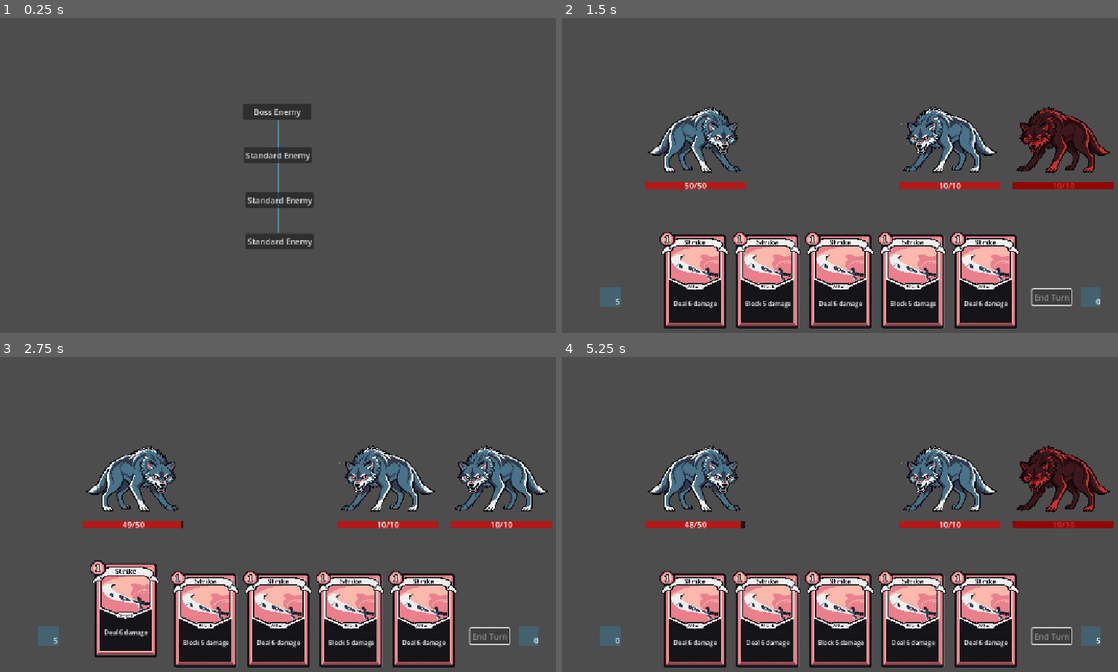
Above: before the commit, frames 1-4 (two rows, left to right).
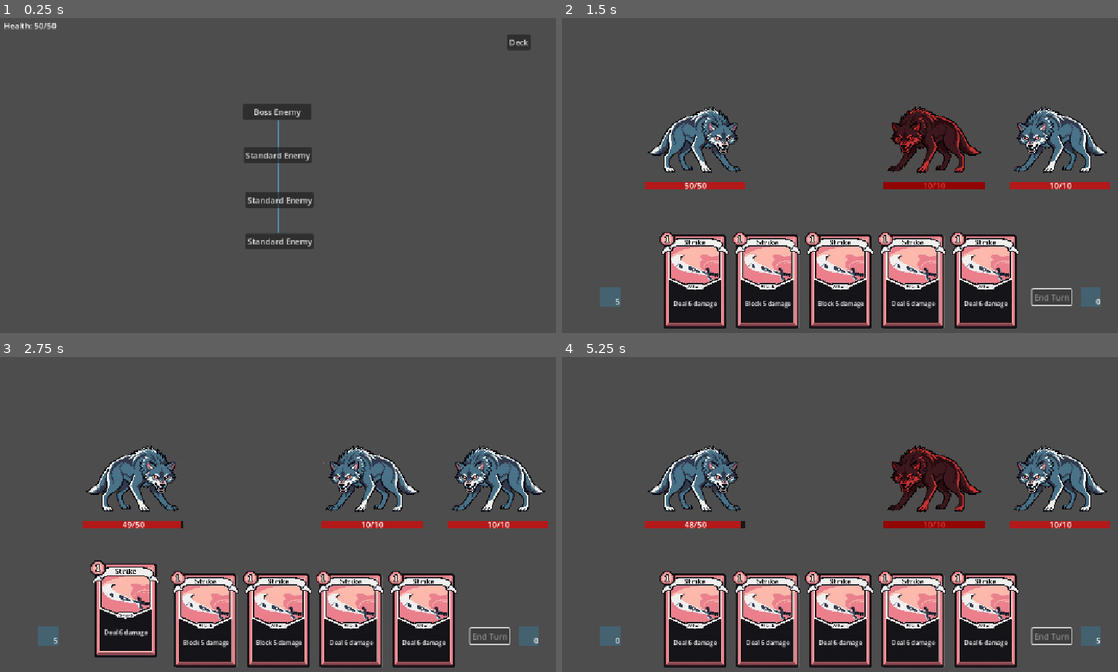
Above: after the commit, the same moments.

Repository: Paul-Beneteau/opus
Game: Godot game, scene res://levels/main/main_level.tscn
Two runs of this game, one before a commit and one after it. Both use one fixed random seed, a clock stepped at 60 frames per second and the inputs below.
Inputs (mouse positions are in pixels of both pictures, inside the frame that each line leads up to):
- Up to frame 1 (0.25 s): no input
- Up to frame 2 (1.5 s): click "Standard Enemy" at 0.5 s; click "End Turn" at 1.25 s
- Up to frame 3 (2.75 s): tap Enter at 2 s; move the mouse to (133, 621) at 2.02 s; click (133, 621) at 2.17 s
- Up to frame 4 (5.25 s): move the mouse to (767, 621) at 2.77 s; click (767, 621) at 2.92 s; move the mouse to (840, 621) at 3.52 s; click (840, 621) at 3.67 s; tap Space at 4.25 s; move the mouse to (912, 621) at 4.27 s; click (912, 621) at 4.42 s; click "End Turn" at 5 s

The runs differ from the first frame. In frame 1, 0.3% of the frame differs, in the area x 0-96%, y 1-10%; in frame 2, 5.7%, in the area x 45-100%, y 28-93%; in frame 3, 4.2%; in frame 4, 5.6%.

Commit message:
Add deck view in map_level
- Add deck_ui and initial_deck ressource
- Add standard and elite enemy type that can spwn depending on the map encounter

Diff:
--- a/autoloads/game_manager.gd
+++ b/autoloads/game_manager.gd
@@ -2,6 +2,7 @@
 
 const SAVE_PATH := "user://save.tres"
 
+var initial_deck: InitialDeck = preload("res://cards/ressources/initial_deck.tres")
 var state: GameState
 
 func _ready() -> void:
@@ -9,6 +10,13 @@
 
 func new_game() -> void:
 	state = GameState.new()
+	_initialize_deck()
+
+func _initialize_deck():
+	state.deck.clear()
+	for card_data in initial_deck.initial_deck:
+		var card = CardInstance.new(card_data)
+		state.deck.append(card)
 
 func save_game() -> void:
 	ResourceSaver.save(state, SAVE_PATH)
--- /dev/null
+++ b/autoloads/game_manager.tscn
@@ -0,0 +1,6 @@
+[gd_scene load_steps=2 format=3 uid="uid://dfm0m5dpf23"]
+
+[ext_resource type="Script" uid="uid://k38keem17w1p" path="res://autoloads/game_manager.gd" id="1_3ovu6"]
+
+[node name="GameManager" type="Node"]
+script = ExtResource("1_3ovu6")
--- a/autoloads/game_state.gd
+++ b/autoloads/game_state.gd
@@ -4,3 +4,4 @@
 @export var health: int = 50
 @export var max_health: int = 50
 @export var visited_rooms: Array[String] = []
+@export var deck: Array[CardInstance] = []
--- a/cards/card_instance.gd
+++ b/cards/card_instance.gd
@@ -1,5 +1,5 @@
 class_name CardInstance
-extends RefCounted
+extends Resource
 
 var card_data: CardData
 var cost_modifier: int = 0
@@ -8,21 +8,3 @@
 
 func _init(data: CardData = null) -> void:
 	card_data = data
-
-
-func get_current_energy_cost() -> int:
-	if not card_data:
-		return 0
-	return maxi(0, card_data.energy_cost + cost_modifier)
-
-
-func get_display_name() -> String:
-	if not card_data:
-		return ""
-	return card_data.display_name
-
-
-func get_description() -> String:
-	if not card_data:
-		return ""
-	return card_data.description
--- a/cards/card_manager.gd
+++ b/cards/card_manager.gd
@@ -6,9 +6,7 @@
 signal discard_pile_changed
 signal card_played(card: CardInstance)
 
-@export var initial_deck: Array[CardData] = []
 @onready var hand_ui: HandUI = $"../HandUI"
-var deck: Array[CardInstance] = []
 var hand: Array[CardInstance] = []
 var draw_pile: Array[CardInstance] = []
 var discard_pile: Array[CardInstance] = []
@@ -17,12 +15,8 @@
 func _ready() -> void:
 	hand_changed.connect(func(): hand_ui.refresh(hand))
 
-	for data in initial_deck:
-		if data:
-			var card := CardInstance.new(data)
-			deck.append(card)
 
-	draw_pile = deck.duplicate()
+	draw_pile = GameManager.state.deck.duplicate()
 	shuffle_draw_pile()
 
 
--- /dev/null
+++ b/cards/ressources/initial_deck.gd
@@ -0,0 +1,4 @@
+class_name InitialDeck
+extends Resource
+
+@export var initial_deck: Array[CardData] = []
--- /dev/null
+++ b/cards/ressources/initial_deck.tres
@@ -0,0 +1,11 @@
+[gd_resource type="Resource" script_class="InitialDeck" load_steps=5 format=3 uid="uid://d3jsu2fiv2sqr"]
+
+[ext_resource type="Script" uid="uid://cufl2gpjgm5xg" path="res://cards/ressources/card_data.gd" id="1_65cln"]
+[ext_resource type="Resource" uid="uid://c37vlspnu4shp" path="res://cards/ressources/strike.tres" id="2_6y2qb"]
+[ext_resource type="Script" uid="uid://vrw21f0js412" path="res://cards/ressources/initial_deck.gd" id="2_d68y4"]
+[ext_resource type="Resource" uid="uid://dmrnb48l0f2yp" path="res://cards/ressources/defend.tres" id="3_dspsm"]
+
+[resource]
+script = ExtResource("2_d68y4")
+initial_deck = Array[ExtResource("1_65cln")]([ExtResource("2_6y2qb"), ExtResource("2_6y2qb"), ExtResource("2_6y2qb"), ExtResource("2_6y2qb"), ExtResource("2_6y2qb"), ExtResource("2_6y2qb"), ExtResource("2_6y2qb"), ExtResource("2_6y2qb"), ExtResource("3_dspsm"), ExtResource("3_dspsm")])
+metadata/_custom_type_script = "uid://vrw21f0js412"
--- a/cards/ui/card_ui.gd
+++ b/cards/ui/card_ui.gd
@@ -27,7 +27,7 @@
 func initialize(card_instance: CardInstance) -> void:
 	if not is_node_ready():
 		await ready
-	description_label.text = card_instance.get_description()
+	description_label.text = card_instance.card_data.description
 
 
 func _handle_mouse_entered() -> void:
--- a/characters/components/health_component.gd
+++ b/characters/components/health_component.gd
@@ -5,8 +5,12 @@
 signal max_health_changed(health: int, max_health: int)
 signal die
 
-var health: int = 10
-var max_health : int = 10
+@export var max_health: int = 10
+var health: int
+
+
+func _ready() -> void:
+	health = max_health
 
 
 func get_health() -> int:
--- /dev/null
+++ b/characters/enemy/elite_wolf/elite_wolf.tscn
@@ -0,0 +1,9 @@
+[gd_scene load_steps=2 format=3 uid="uid://c3k8h60nyw1al"]
+
+[ext_resource type="PackedScene" uid="uid://b3efdfqivpwqn" path="res://characters/enemy/enemy.tscn" id="1_boss_wolf"]
+
+[node name="BossWolf" instance=ExtResource("1_boss_wolf")]
+damage = 4
+
+[node name="HealthComponent" parent="." index="1"]
+max_health = 20
--- a/characters/enemy/enemy.gd
+++ b/characters/enemy/enemy.gd
@@ -9,7 +9,8 @@
 @onready var health_comp: HealthComponent = $HealthComponent
 @onready var health_bar: = $EnemyTexture/HealthBarUI
 @onready var highlight_target = $EnemyTexture/HighlightTarget
-var damage = 1
+
+@export var damage: int = 1
 
 func _ready() -> void:
 	health_comp.health_changed.connect(health_bar.refresh)
--- a/characters/enemy/enemy.tscn
+++ b/characters/enemy/enemy.tscn
@@ -1,9 +1,10 @@
 [gd_scene load_steps=6 format=3 uid="uid://b3efdfqivpwqn"]
 
 [ext_resource type="Script" uid="uid://c7ph3mpr6e0ge" path="res://characters/enemy/enemy.gd" id="1_427j3"]
-[ext_resource type="Texture2D" uid="uid://cf2q0lxgnv7cb" path="res://characters/assets/T_Wolve.png" id="1_bm2dv"]
 [ext_resource type="PackedScene" uid="uid://drupa40vfqm1t" path="res://characters/ui/health_bar_ui.tscn" id="2_iuxou"]
 [ext_resource type="Script" uid="uid://d15c3xin2ox62" path="res://characters/components/health_component.gd" id="3_iuxou"]
+
+[sub_resource type="CanvasTexture" id="CanvasTexture_iuxou"]
 
 [sub_resource type="StyleBoxFlat" id="StyleBoxFlat_427j3"]
 bg_color = Color(0.6, 0.6, 0.6, 0)
@@ -29,6 +30,8 @@
 offset_left = -200.0
 offset_top = -100.0
 offset_bottom = 100.0
+size_flags_horizontal = 3
+size_flags_vertical = 3
 mouse_filter = 1
 script = ExtResource("1_427j3")
 
@@ -45,7 +48,7 @@
 offset_bottom = 70.0
 grow_horizontal = 2
 grow_vertical = 2
-texture = ExtResource("1_bm2dv")
+texture = SubResource("CanvasTexture_iuxou")
 expand_mode = 1
 
 [node name="HealthBarUI" parent="EnemyTexture" instance=ExtResource("2_iuxou")]
--- /dev/null
+++ b/characters/enemy/wolf/wolf.tscn
@@ -0,0 +1,10 @@
+[gd_scene load_steps=3 format=3 uid="uid://dqk8g5ymwvx8k"]
+
+[ext_resource type="PackedScene" uid="uid://b3efdfqivpwqn" path="res://characters/enemy/enemy.tscn" id="1_wolf"]
+[ext_resource type="Texture2D" uid="uid://cf2q0lxgnv7cb" path="res://characters/assets/T_Wolve.png" id="2_ig3aa"]
+
+[node name="Wolf" instance=ExtResource("1_wolf")]
+custom_minimum_size = Vector2(200, 200)
+
+[node name="EnemyTexture" parent="." index="0"]
+texture = ExtResource("2_ig3aa")
--- a/levels/combat/combat_level.gd
+++ b/levels/combat/combat_level.gd
@@ -1,10 +1,27 @@
+class_name CombatLevel
 extends Node
 
 signal combat_ended()
 @onready var combat_manager: CombatManager = $CombatManager
+@onready var enemies_panel: HBoxContainer = $EnemiesPanel
+
+const STANDARD_ENEMIES_SCENE = preload("res://characters/enemy/wolf/wolf.tscn")
+const ELITE_ENEMIES_SCENE = preload("res://characters/enemy/elite_wolf/elite_wolf.tscn")
+
 
 func _ready() -> void:
 	combat_manager.combat_ended.connect(_on_combat_ended)
+
+
+func spawn_standard_enemies() -> void:
+	for i in 2:
+		var standard_enemy = STANDARD_ENEMIES_SCENE.instantiate()
+		enemies_panel.add_child(standard_enemy)
+
+
+func spawn_elite_enemy() -> void:
+	var elite_enemy = ELITE_ENEMIES_SCENE.instantiate()
+	enemies_panel.add_child(elite_enemy)
 
 
 func _on_combat_ended() -> void:
--- a/levels/combat/combat_level.tscn
+++ b/levels/combat/combat_level.tscn
@@ -11,7 +11,6 @@
 [ext_resource type="Script" uid="uid://ha8fbmppr03t" path="res://levels/combat/turn_manager.gd" id="7_uf1ch"]
 [ext_resource type="Script" uid="uid://i4m1g8ycb3tk" path="res://cards/ui/draw_pile.gd" id="8_mrekk"]
 [ext_resource type="Script" uid="uid://bflesdv0ywygb" path="res://cards/ui/discard_pile.gd" id="9_t7acs"]
-[ext_resource type="PackedScene" uid="uid://b3efdfqivpwqn" path="res://characters/enemy/enemy.tscn" id="10_4h14y"]
 [ext_resource type="PackedScene" uid="uid://dmfcaasynl7cu" path="res://characters/player/player.tscn" id="11_q6cuf"]
 
 [node name="CombatLevel" type="Node"]
@@ -129,14 +128,17 @@
 grow_vertical = 0
 text = "End Turn"
 
-[node name="Enemy3" parent="." instance=ExtResource("10_4h14y")]
-offset_left = 917.0
-offset_top = 155.0
-offset_right = 1117.0
-offset_bottom = 355.0
-
-[node name="Enemy2" parent="." instance=ExtResource("10_4h14y")]
-offset_left = 692.0
-offset_top = 155.0
-offset_right = 892.0
-offset_bottom = 355.0
+[node name="EnemiesPanel" type="HBoxContainer" parent="."]
+anchors_preset = -1
+anchor_left = 1.0
+anchor_top = 0.5
+anchor_right = 1.0
+anchor_bottom = 0.5
+offset_left = -491.0
+offset_top = -169.0
+offset_right = -41.0
+offset_bottom = 31.0
+grow_horizontal = 0
+grow_vertical = 2
+size_flags_horizontal = 8
+theme_override_constants/separation = 50
--- a/levels/combat/combat_manager.gd
+++ b/levels/combat/combat_manager.gd
@@ -12,14 +12,19 @@
 var enemies_alive_count: int = 0
 
 func _ready() -> void:
-	call_deferred("_start_combat")
+	call_deferred("start_combat")
 	var enemies = get_tree().get_nodes_in_group("enemies")
 	for enemy in enemies:
 		if enemy is Enemy:
 			enemies_alive_count += 1
 			enemy.die.connect(_on_enemy_die)
 
-func _start_combat() -> void:
+func start_combat() -> void:
+	var enemies = get_tree().get_nodes_in_group("enemies")
+	for enemy in enemies:
+		if enemy is Enemy:
+			enemies_alive_count += 1
+			enemy.die.connect(_on_enemy_die)
 	_register_targets()
 	_connect_signals()
 	turn_manager.start_player_turn()
@@ -74,6 +79,7 @@
 		targeting_manager.register_target(enemy)
 
 func _on_enemy_die() -> void:
+	print("die")
 	enemies_alive_count -= 1
 	print(str(enemies_alive_count))
 	if enemies_alive_count == 0:
--- a/levels/main/level_manager.gd
+++ b/levels/main/level_manager.gd
@@ -18,14 +18,19 @@
 	current_scene = scene.instantiate()
 	add_child(current_scene)
 
-	if current_scene.has_signal("combat_requested"):
-		current_scene.combat_requested.connect(_on_combat_requested)
+	if current_scene.has_signal("room_clicked"):
+		current_scene.room_clicked.connect(_on_room_clicked)
 	if current_scene.has_signal("combat_ended"):
 		current_scene.combat_ended.connect(_on_combat_ended)
 
 
-func _on_combat_requested():
+func _on_room_clicked(room_type: MapLevel.RoomType):
 	load_scene(combat_level_path)
+	match room_type:
+		MapLevel.RoomType.STANDARD_ENEMIES:
+			current_scene.spawn_standard_enemies()
+		MapLevel.RoomType.ELITE_ENEMY:
+			current_scene.spawn_elite_enemy()
 
 
 func _on_combat_ended():
--- /dev/null
+++ b/levels/map/deck_button.gd
@@ -0,0 +1,11 @@
+extends Button
+
+
+func _ready() -> void:
+	pressed.connect(_on_deck_button_pressed)
+
+
+func _on_deck_button_pressed() -> void:
+	var deck_ui_scene = load("res://levels/map/deck_ui.tscn")
+	var deck_ui_instance = deck_ui_scene.instantiate()
+	get_tree().current_scene.add_child(deck_ui_instance)
--- /dev/null
+++ b/levels/map/deck_ui.gd
@@ -0,0 +1,17 @@
+extends Control
+
+@export var card_ui_scene: PackedScene
+@onready var grid: GridContainer = $ScrollContainer/CardGrid
+@onready var return_button: Button = $ReturnButton
+
+
+func _ready() -> void:
+	return_button.pressed.connect(func(): queue_free())
+	display_deck()
+
+func display_deck() -> void:
+	for card_instance in GameManager.state.deck:
+		var card_ui = card_ui_scene.instantiate()
+		if card_ui.has_method("initialize"):
+			card_ui.initialize(card_instance)
+		grid.add_child(card_ui)
--- /dev/null
+++ b/levels/map/deck_ui.tscn
@@ -0,0 +1,55 @@
+[gd_scene load_steps=3 format=3 uid="uid://d2k2otf6oq7so"]
+
+[ext_resource type="Script" uid="uid://doqjlmv48uxm6" path="res://levels/map/deck_ui.gd" id="1_o48d5"]
+[ext_resource type="PackedScene" uid="uid://bb7n5elpsbylp" path="res://cards/ui/card_ui.tscn" id="2_i6tqb"]
+
+[node name="DeckUI" type="Control"]
+layout_mode = 3
+anchor_left = 0.1
+anchor_top = 0.1
+anchor_right = 0.9
+anchor_bottom = 0.9
+grow_horizontal = 2
+grow_vertical = 2
+script = ExtResource("1_o48d5")
+card_ui_scene = ExtResource("2_i6tqb")
+
+[node name="ColorRect" type="ColorRect" parent="."]
+layout_mode = 1
+anchors_preset = 15
+anchor_right = 1.0
+anchor_bottom = 1.0
+grow_horizontal = 2
+grow_vertical = 2
+color = Color(0, 0, 0, 0.44705883)
+
+[node name="ScrollContainer" type="ScrollContainer" parent="."]
+layout_mode = 1
+anchors_preset = -1
+anchor_right = 1.0
+anchor_bottom = 1.0
+grow_horizontal = 2
+grow_vertical = 2
+
+[node name="CardGrid" type="GridContainer" parent="ScrollContainer"]
+layout_mode = 2
+size_flags_horizontal = 6
+size_flags_vertical = 6
+theme_override_constants/h_separation = 20
+theme_override_constants/v_separation = 30
+columns = 5
+
+[node name="ReturnButton" type="Button" parent="."]
+layout_mode = 1
+anchors_preset = 7
+anchor_left = 0.5
+anchor_top = 1.0
+anchor_right = 0.5
+anchor_bottom = 1.0
+offset_left = -29.0
+offset_top = -43.0
+offset_right = 32.0
+offset_bottom = -12.0
+grow_horizontal = 2
+grow_vertical = 0
+text = "Return"
--- /dev/null
+++ b/levels/map/health_label_ui.gd
@@ -0,0 +1,9 @@
+extends Label
+
+
+func _ready() -> void:
+	pass
+
+
+func _process(_delta: float) -> void:
+	text = "Health: " + str(GameManager.state.health) + "/" + str(GameManager.state.max_health)
--- a/levels/map/map_level.gd
+++ b/levels/map/map_level.gd
@@ -1,9 +1,20 @@
+class_name MapLevel
 extends Node
 
-signal combat_requested()
+signal room_clicked(room_type: RoomType)
+
+enum RoomType {
+	STANDARD_ENEMIES,
+	ELITE_ENEMY,
+	SHOP,
+}
 
 
 func _ready() -> void:
+	_initialize_map()
+
+
+func _initialize_map() -> void:
 	var standard_enemy_buttons = get_tree().get_nodes_in_group("standard_enemy_button")
 	for standard_enemy_button in standard_enemy_buttons:
 		standard_enemy_button.pressed.connect(_on_standard_enemy_button_clicked.bind(standard_enemy_button))
@@ -22,7 +33,7 @@
 	if standard_enemy_button.name not in GameManager.state.visited_rooms:
 		GameManager.state.visited_rooms.append(standard_enemy_button.name)
 	GameManager.save_game()
-	combat_requested.emit()
+	room_clicked.emit(RoomType.STANDARD_ENEMIES)
 
 
 func _on_boss_enemy_button_clicked(boss_enemy_button: Button):
@@ -30,4 +41,4 @@
 	if boss_enemy_button.name not in GameManager.state.visited_rooms:
 		GameManager.state.visited_rooms.append(boss_enemy_button.name)
 	GameManager.save_game()
-	combat_requested.emit()
+	room_clicked.emit(RoomType.ELITE_ENEMY)
--- a/levels/map/map_level.tscn
+++ b/levels/map/map_level.tscn
@@ -1,6 +1,9 @@
-[gd_scene load_steps=2 format=3 uid="uid://c234ovu0lr0i2"]
+[gd_scene load_steps=5 format=3 uid="uid://c234ovu0lr0i2"]
 
 [ext_resource type="Script" uid="uid://dfuyt7nwo0drj" path="res://levels/map/map_level.gd" id="1_0s0lk"]
+[ext_resource type="Script" uid="uid://bn3yr24vdv2v0" path="res://levels/map/health_label_ui.gd" id="2_0s0lk"]
+[ext_resource type="Script" uid="uid://b4s54iasylrrn" path="res://levels/map/deck_button.gd" id="2_mdy44"]
+[ext_resource type="PackedScene" uid="uid://w27oqlqkrcrr" path="res://levels/map/upgrade_card_ui.tscn" id="4_v34n8"]
 
 [node name="MapLevel" type="Node"]
 script = ExtResource("1_0s0lk")
@@ -38,3 +41,25 @@
 points = PackedVector2Array(576, 442, 576, 217)
 width = 6.0
 default_color = Color(0.30876434, 0.5376901, 0.69125813, 1)
+
+[node name="DeckButton" type="Button" parent="."]
+anchors_preset = 1
+anchor_left = 1.0
+anchor_right = 1.0
+offset_left = -123.0
+offset_top = 47.0
+offset_right = -76.0
+offset_bottom = 78.0
+grow_horizontal = 0
+text = "Deck"
+script = ExtResource("2_mdy44")
+
+[node name="HealthLabel" type="Label" parent="."]
+offset_left = 32.0
+offset_top = 18.0
+offset_right = 88.0
+offset_bottom = 41.0
+text = "Health: 0/0"
+script = ExtResource("2_0s0lk")
+
+[node name="UpgradeCardUI" parent="." instance=ExtResource("4_v34n8")]
--- a/project.godot
+++ b/project.godot
@@ -17,7 +17,7 @@
 
 [autoload]
 
-GameManager="*res://autoloads/game_manager.gd"
+GameManager="*res://autoloads/game_manager.tscn"
 
 [display]
 
Not shown, added: cards/ressources/initial_deck.gd.uid
Not shown: 1 places in levels/combat/combat_level.tscn that only renumber resources
Not shown, added: levels/map/deck_button.gd.uid
Not shown, added: levels/map/deck_ui.gd.uid
Not shown, added: levels/map/health_label_ui.gd.uid
